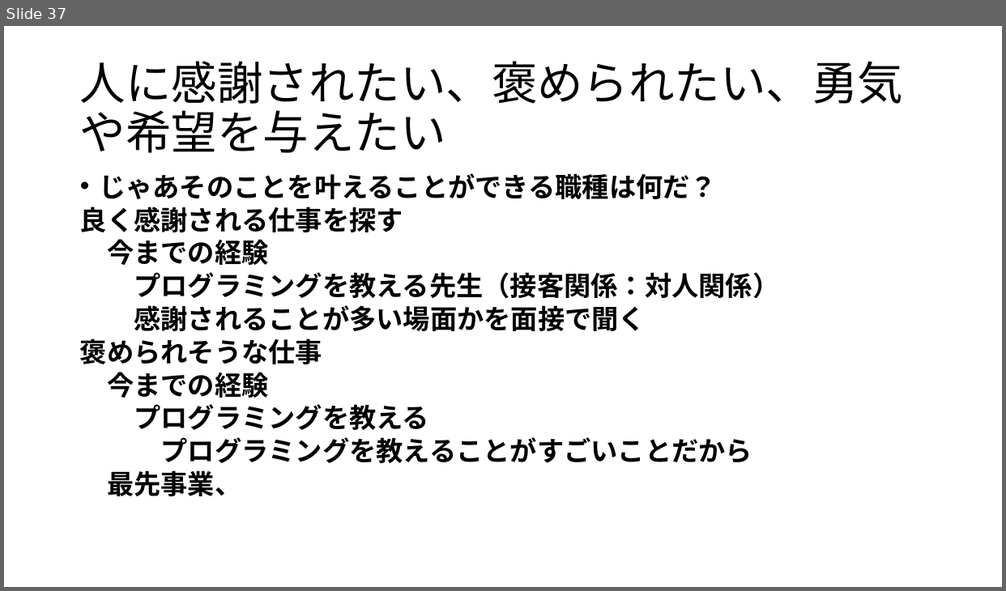
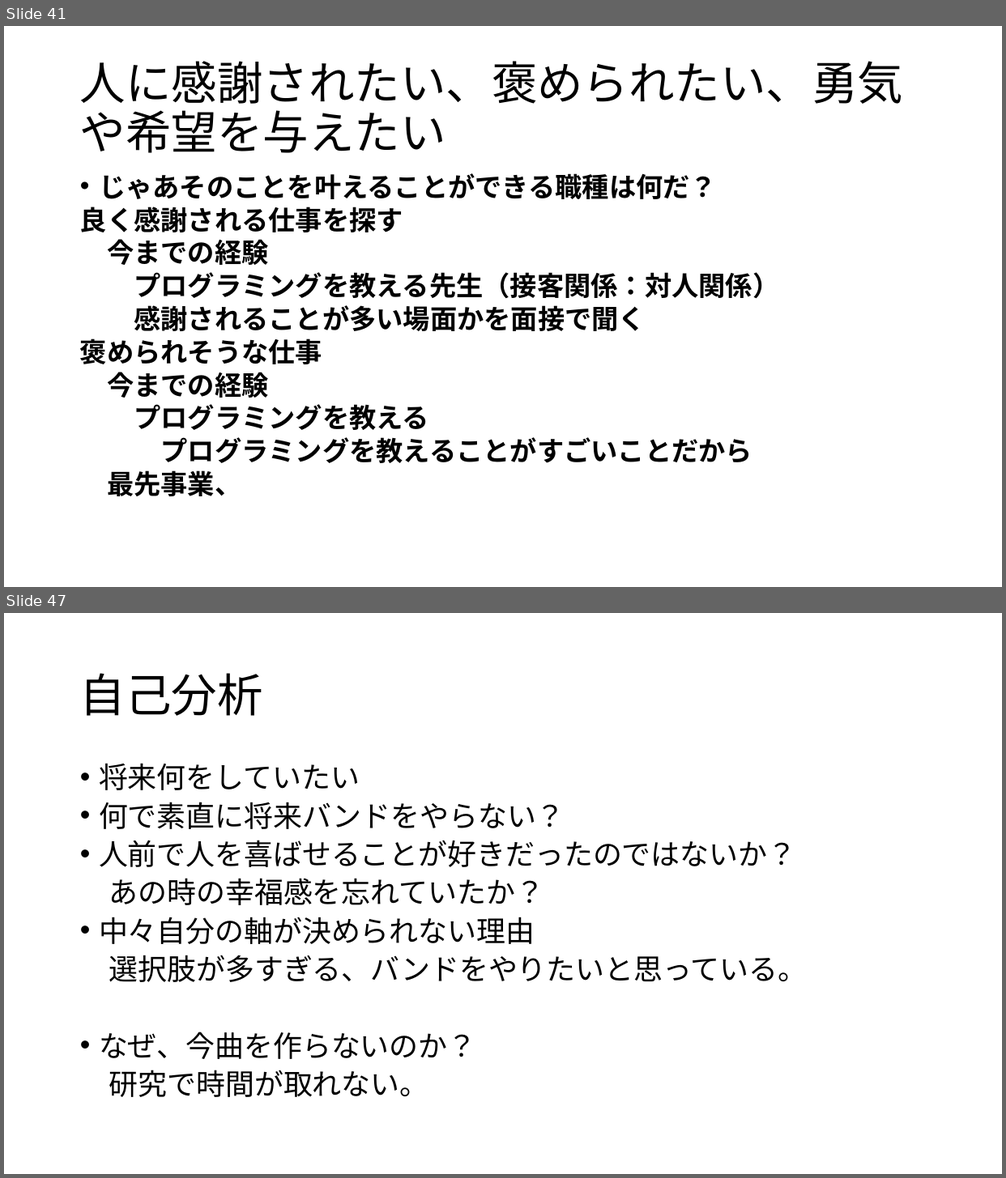
Before and after one commit to yamada4649/tibakoudai_2023, a slide deck: 就活関係/自己分析/就活（自己分析）.pptx. Shown one above the other, each under a label of ours: slide 37 before the commit, slides 41 and 47 after it; the slides between them are not shown. The pictures are 1006x591 and 1006x1178 pixels, drawn with LibreOffice and Linux fonts; fonts in the diff are those of the drawing. Boxes give left, top, right and bottom in pixels: in the first picture for what was removed or moved away, otherwise in the second. Text is boxed around its words. In the diff, an @@ line names an element or a change of style, - is before the commit and + after.

```diff
--- a/就活関係/自己分析/就活（自己分析）.pptx
+++ b/就活関係/自己分析/就活（自己分析）.pptx
@@ slide 47 added at box(4, 613, 1002, 1174), background #FFFFFF @@
@@ title added at box(80, 673, 263, 716), 44 pt, text #000000 @@
+自己分析
@@ text added at box(99, 763, 807, 1097), 28 pt, text #000000 @@
+• 将来何をしていたい
+• 何で素直に将来バンドをやらない？
+• 人前で人を喜ばせることが好きだったのではないか？
+あの時の幸福感を忘れていたか？
+• 中々自分の軸が決められない理由
+選択肢が多すぎる、バンドをやりたいと思っている。
+• なぜ、今曲を作らないのか？
+研究で時間が取れない。
@@ what was slide 37 is now slide 41 @@
```
Also in this commit, not shown: 2 slides changed, 13 other slides added, 39 other files.
